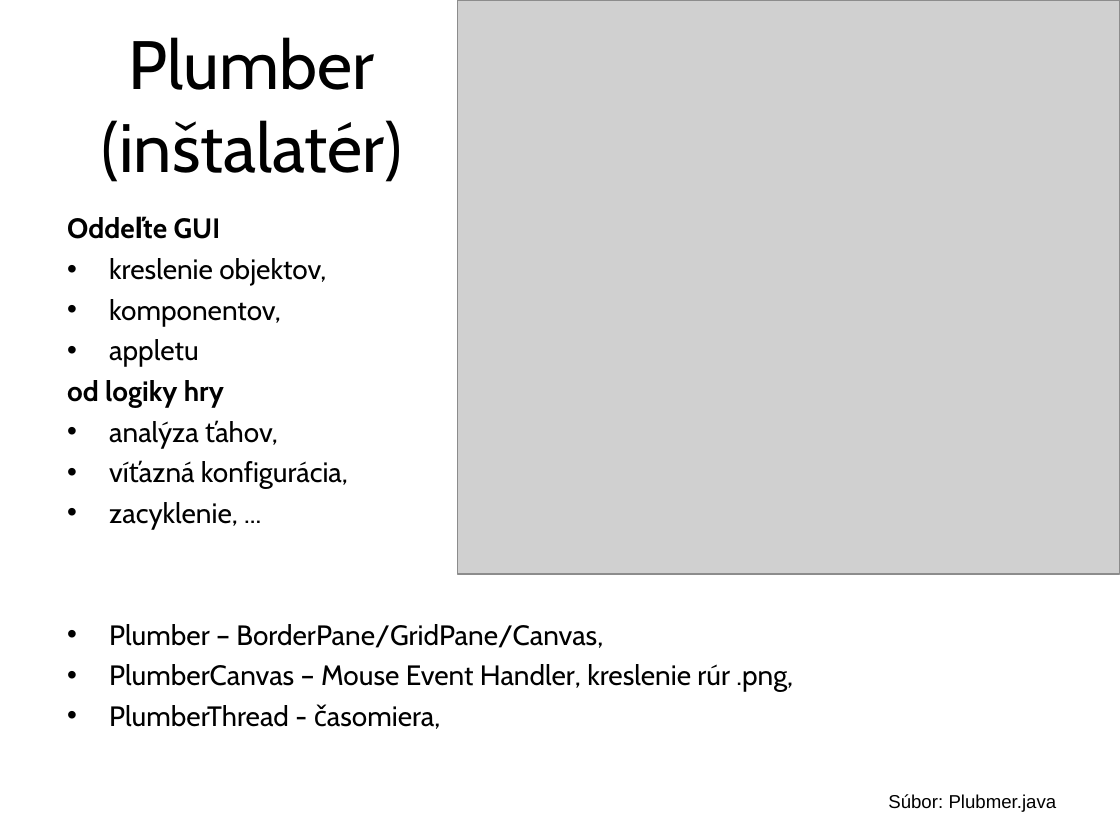
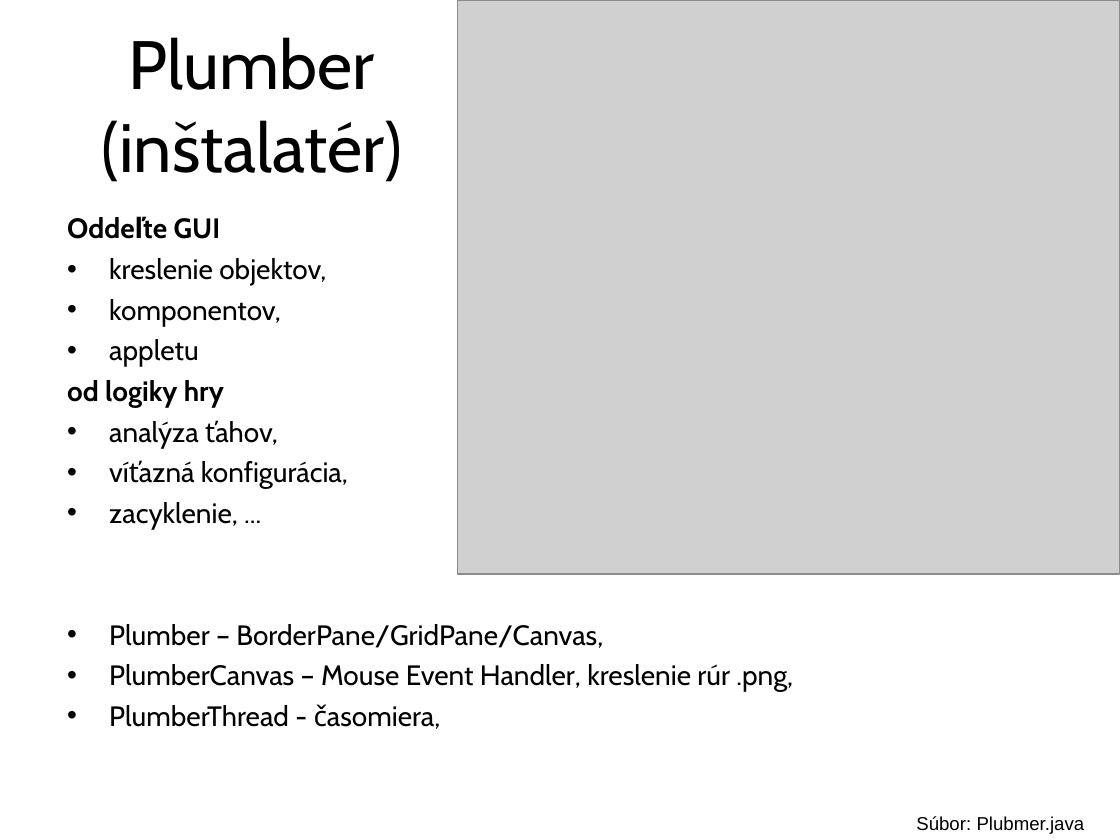
Before and after one commit to Programovanie4/Prednasky, a slide deck: slide 27 of 11/11_java.ppt. Drawn at 1120x840 pixels with LibreOffice and Linux fonts; fonts in the diff are those of the drawing; grey boxes stand for pictures. Boxes give left, top, right and bottom in pixels: in the first picture for what was removed or moved away, otherwise in the second. Text is boxed around its words. In the diff, an @@ line names an element or a change of style, - is before the commit and + after.

```diff
--- a/11/11_java.ppt
+++ b/11/11_java.ppt
@@ text "Súbor: Plubmer.java": place and size @@
-text "Súbor: Plubmer.java" at (888, 794, 1057, 812)
+text "Súbor: Plubmer.java" at (916, 816, 1085, 834)
```
Also in this commit, not shown: 7 other slides changed, 3 other files.
